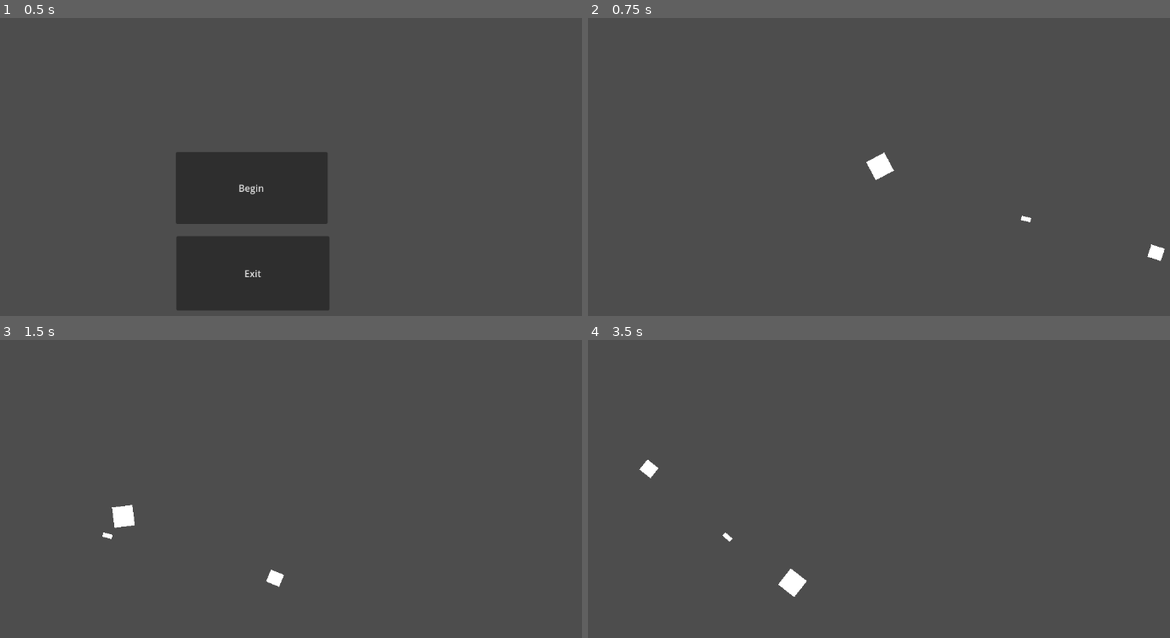
Above: before the commit, frames 1-4 (two rows, left to right).
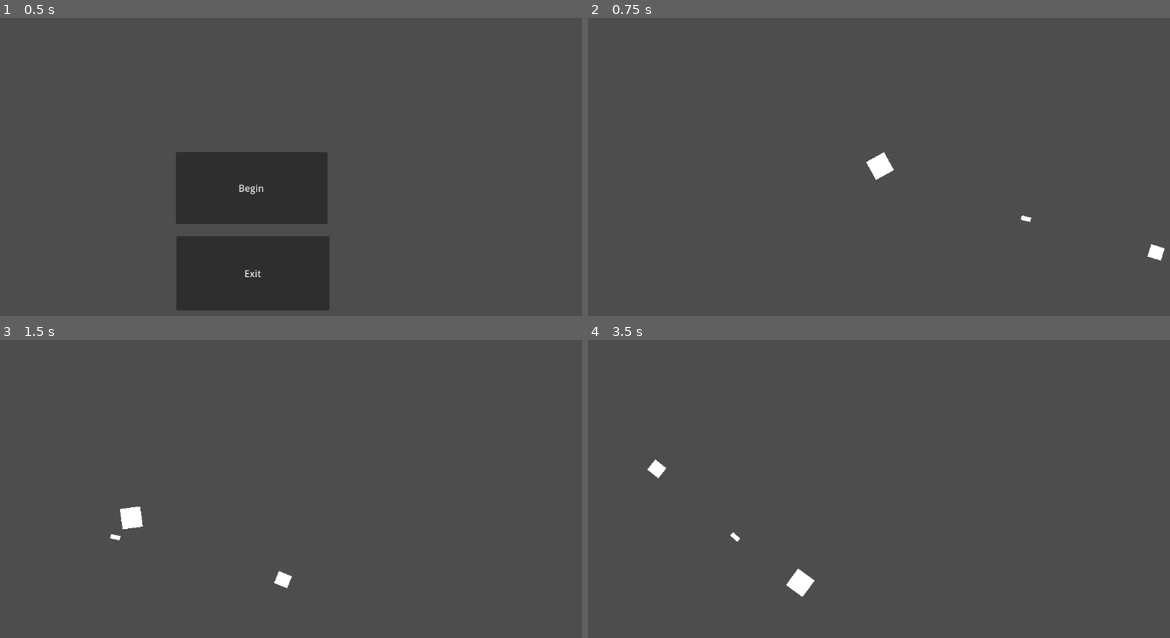
Above: after the commit, the same moments.

Repository: QuiescentTrip/Tavern-GameJam
Game: Godot game, scene res://Title.tscn
Same seed, same stepped clock (60 frames per second), same inputs: the game is played once before the commit and once after it.
Inputs (mouse positions are in pixels of both pictures, inside the frame that each line leads up to):
- Up to frame 1 (0.5 s): no input
- Up to frame 2 (0.75 s): click "Begin" at 0.5 s
- Up to frame 3 (1.5 s): move the mouse to (419, 480) at 1.27 s; hold D (right) from 1.28 s (still down); click (419, 480) at 1.35 s
- Up to frame 4 (3.5 s): move the mouse to (727, 518) at 2.02 s; release D (right) at 2.03 s; hold S (down) 2.03-2.78 s; click (727, 518) at 2.1 s; move the mouse to (925, 414) at 2.77 s; hold D (right) from 2.78 s (still down); click (925, 414) at 2.85 s

Frame 1 is identical in both runs. In frame 2, less than 0.1% of the frame differs, in the area x 48-99%, y 45-82%; in frame 3, 0.4%; in frame 4, 0.5%, in the area x 8-39%, y 39-87%.

Commit message:
sprite folder

Diff:
--- a/Godot/Player/Player.gd
+++ b/Godot/Player/Player.gd
@@ -22,7 +22,6 @@
 
 
 func _physics_process(_delta: float) -> void:
-	apply_camera(_delta)
 	var direction := Vector2(
 		Input.get_action_strength("right") - Input.get_action_strength("left"),
 		Input.get_action_strength("down") - Input.get_action_strength("up")
@@ -46,11 +45,6 @@
 	GlobalSignals.bullet_fired.emit(bullet_instance, end.global_position, direction, 0)
 	empty = true
 
-func apply_camera(delta):
-	var mpos = get_global_mouse_position()
-	var ppos = global_position
-	center = Vector2((ppos.x + mpos.x) / 2, (ppos.y + mpos.y) / 2)
-	$Camera2D.global_position = center
 
 func onkill():
 	if !empty:
--- a/Godot/Player/Player.tscn
+++ b/Godot/Player/Player.tscn
@@ -24,5 +24,3 @@
 
 [node name="Shot" type="AudioStreamPlayer2D" parent="."]
 stream = ExtResource("2_btart")
-
-[node name="Camera2D" type="Camera2D" parent="."]
--- a/Godot/World.gd
+++ b/Godot/World.gd
@@ -8,6 +8,13 @@
 	pass
 
 
+func apply_camera(delta):
+	var mpos = get_global_mouse_position()
+	var ppos = player.global_position
+	var center = Vector2((ppos.x + mpos.x) / 2, (ppos.y + mpos.y) / 2)
+	$Camera2D.global_position = center
+
 # Called every frame. 'delta' is the elapsed time since the previous frame.
-func _process(delta):
-	pass
+func _physics_process(delta):
+	if player != null:
+		apply_camera(delta)
--- a/Godot/World.tscn
+++ b/Godot/World.tscn
@@ -21,3 +21,5 @@
 [node name="Music1" type="AudioStreamPlayer" parent="."]
 stream = ExtResource("5_vgnqe")
 autoplay = true
+
+[node name="Camera2D" type="Camera2D" parent="."]
